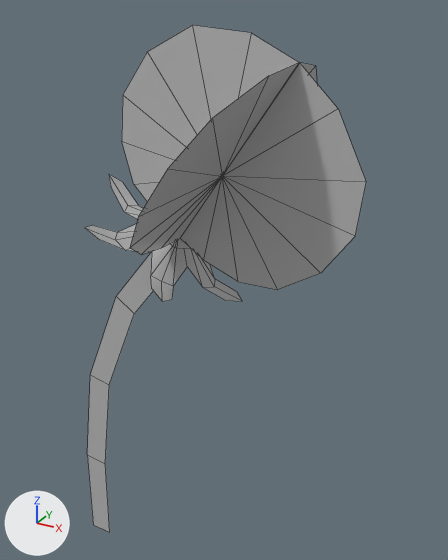
An edit to the FBX model ValleyProduction/Assets/_Art/Meshes/Environment/Meadow/Dandelion/SM_Dandelion_02_LOD1.fbx, drawn before and after from the same camera.
Camera for both pictures: a 50 mm camera at (6.43, -0.676, 0.913) aimed at (6.027, 0.058, 0.547). Lighting does not change. The marker at lower left points along +X, +Y and +Z. Mesh edges are drawn as thin lines. Where no turn or scale is listed for an object, it has been applied to the vertices.

Before the edit, the objects in view are built like this:
```python
mat_material__27 = principled_material('Material #27')
mat_material__27.base_color = (0.5, 0.5, 0.5)  # grey #bcbcbc
mat_material__27.roughness = 0.0
me_mesh = bpy.data.meshes.new('Mesh')
me_mesh.from_pydata(...)  # 113 vertices, 90 faces; spans x -0.02..0.451, y -0.177..0.169, z 0.0..0.895
me_mesh.materials.append(mat_material__27)  # grey #bcbcbc
ob_sm_dandelion_02_lod1 = bpy.data.objects.new('SM_Dandelion_02_LOD1', me_mesh)
ob_sm_dandelion_02_lod1.location = (5.791, 0.0, 0.0)
```
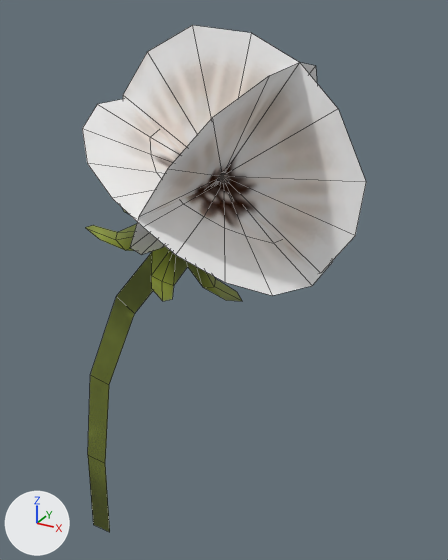
The newer file is also turned or shifted as a whole; pictures and numbers use the older file's frame.

Where the change shows, as pixel boxes (x1, y1, x2, y2) in the pictures (448 x 560 px):
'SM_Dandelion_02_LOD1', surface changed, reshaped
    before: (86, 25, 366, 532)
    after: (82, 25, 366, 532)
part 1 of me_mesh, added
    after: (82, 99, 333, 296)

The change, as a diff of the scene's bpy script:
```diff
--- a/ValleyProduction/Assets/_Art/Meshes/Environment/Meadow/Dandelion/SM_Dandelion_02_LOD1.fbx.py
+++ b/ValleyProduction/Assets/_Art/Meshes/Environment/Meadow/Dandelion/SM_Dandelion_02_LOD1.fbx.py
@@ img_t_dandelion_01_lod0_bc_png @@
+img_t_dandelion_01_lod0_bc_png = load_image('T_Dandelion_01_LOD0_BC.png', '../../../../Textures/Environment/Meadow/T_Dandelion_01_LOD0_BC.png', 1024, 1024, 'sRGB')
@@ mat_material__27 @@
 mat_material__27 = principled_material('Material #27')
-mat_material__27.base_color = (0.5, 0.5, 0.5)  # grey #bcbcbc
+mat_material__27.texture = img_t_dandelion_01_lod0_bc_png
 mat_material__27.roughness = 0.0
@@ me_mesh @@
 # used by ob_sm_dandelion_02_lod1; location = (5.791, 0.0, 0.0)
-me_mesh.from_pydata(...)  # 113 vertices, 90 faces; spans x -0.02..0.451, y -0.177..0.169, z 0.0..0.895
+me_mesh.from_pydata(...)  # 146 vertices, 122 faces; spans x -0.02..0.451, y -0.177..0.17, z 0.0..0.895
+# me_mesh part 1: a new loose piece of 33 vertices spanning x 0.12..0.406, y -0.177..0.166, z 0.611..0.804, in mat_material__27 (picture img_t_dandelion_01_lod0_bc_png)
 me_mesh.materials.append(mat_material__27)
```
